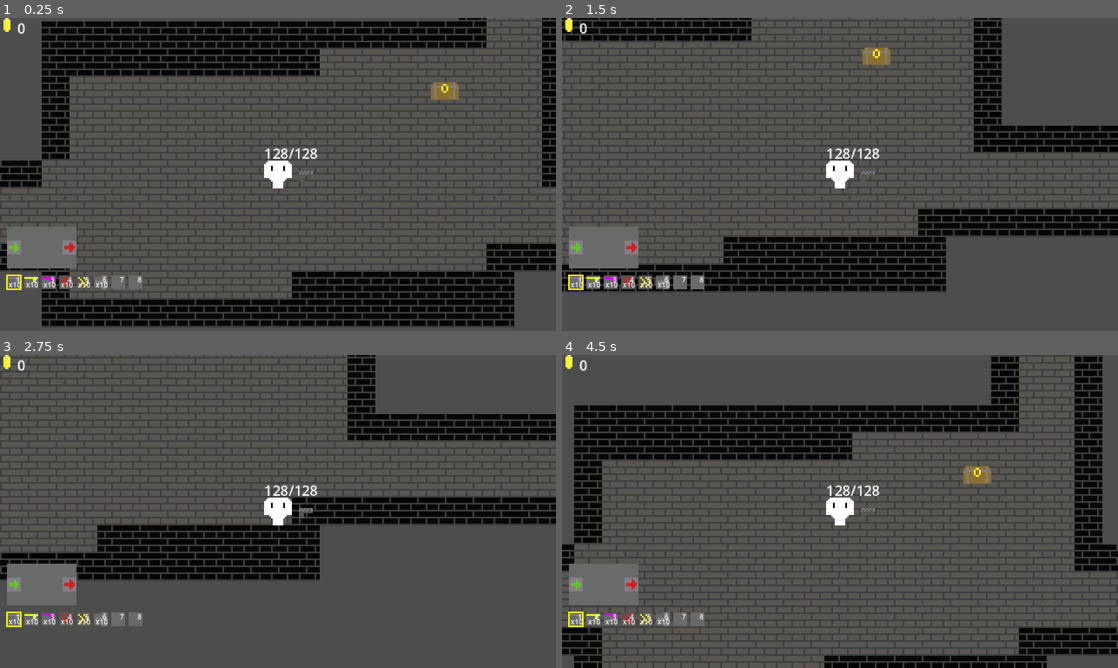
Above: before the commit, frames 1-4 (two rows, left to right).
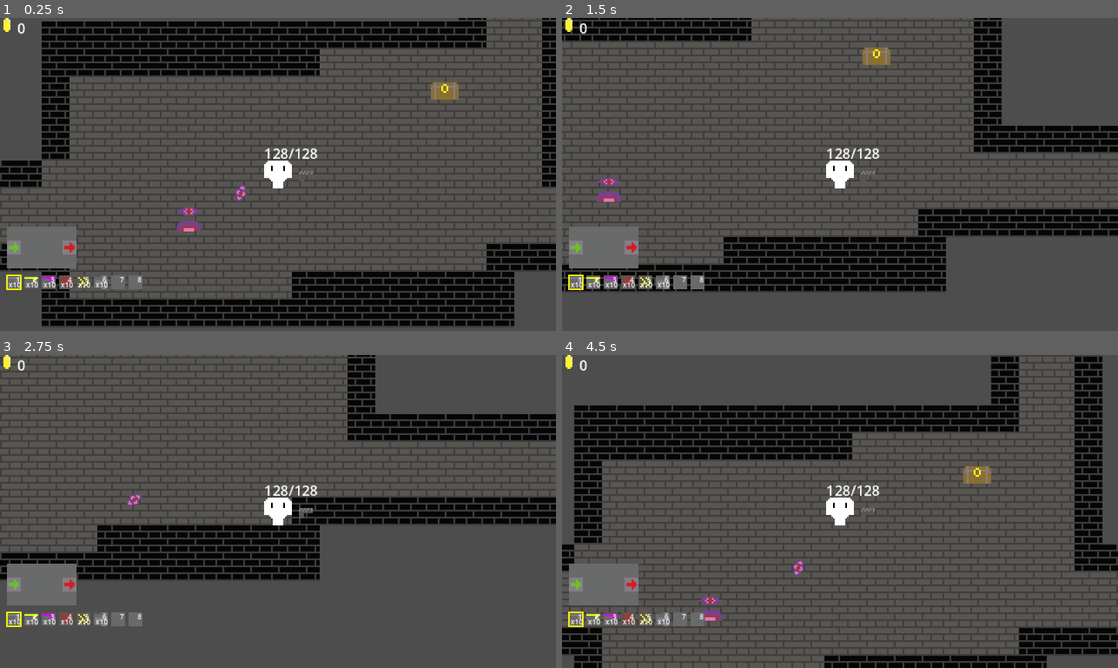
Above: after the commit, the same moments.

Repository: Kimbix/gun-factory-game
Game: Godot game, scene res://main.tscn
Two runs of this game, one before a commit and one after it. Both use one fixed random seed, a clock stepped at 60 frames per second and the inputs below.
Inputs (mouse positions are in pixels of both pictures, inside the frame that each line leads up to):
- Up to frame 1 (0.25 s): no input
- Up to frame 2 (1.5 s): tap Enter at 0.5 s; move the mouse to (962, 158) at 0.52 s; press the mouse at (962, 158) at 0.53 s; hold D (move_right) 0.53-1.28 s; move the mouse to (728, 190) at 1.27 s; release the mouse at (728, 190) at 1.28 s; hold S (move_down) from 1.28 s (still down); tap E (interact) at 1.35 s
- Up to frame 3 (2.75 s): move the mouse to (333, 442) at 2.02 s; release S (move_down) at 2.03 s; hold D (move_right) from 2.03 s (still down); tap 1 at 2.1 s
- Up to frame 4 (4.5 s): move the mouse to (812, 574) at 2.77 s; release D (move_right) at 2.78 s; hold W (move_up) 2.78-3.53 s; tap 2 at 2.85 s; move the mouse to (1006, 558) at 3.52 s; hold A (move_left) from 3.53 s (still down); tap 3 at 3.6 s; move the mouse to (673, 464) at 4.27 s; tap 4 at 4.35 s

The runs differ from the first frame. In frame 1, 0.3% of the frame differs, in the area x 31-45%, y 53-69%; in frame 2, 0.2%; in frame 3, less than 0.1%; in frame 4, 0.3%.

Commit message:
add SnakeEnemy (reuses ChaseEnemy script) and SnakeSpawner (periodic spawner, destructible)

Diff:
--- a/assets/rooms/room_1.tscn
+++ b/assets/rooms/room_1.tscn
@@ -4,6 +4,7 @@
 [ext_resource type="TileSet" uid="uid://bakby8fee5i1o" path="res://assets/terrain/terrain_tileset.tres" id="2_is5ow"]
 [ext_resource type="PackedScene" uid="uid://c1kky74w3bq7x" path="res://chest.tscn" id="3_pxa42"]
 [ext_resource type="Resource" uid="uid://dmk4wvxx8aurd" path="res://assets/loot/chest_loot.tres" id="4_33g14"]
+[ext_resource type="PackedScene" path="res://shoot_enemy.tscn" id="5_33g14"]
 
 [node name="Room" type="Node2D" unique_id=650232048]
 script = ExtResource("1_4ikea")
@@ -25,3 +26,6 @@
 [node name="Chest" parent="." unique_id=1648900392 instance=ExtResource("3_pxa42")]
 position = Vector2(40, 40)
 loot_table = ExtResource("4_33g14")
+
+[node name="ShootEnemy" parent="." unique_id=1485300768 instance=ExtResource("5_33g14")]
+position = Vector2(184, 112)
--- /dev/null
+++ b/scripts/enemies/snake_spawner.gd
@@ -0,0 +1,69 @@
+class_name SnakeSpawner
+extends CharacterBody2D
+
+@export var health: float = 5.0
+@export var spawn_interval: float = 4.0
+@export var spawn_radius: float = 32.0
+@export var max_alive_snakes: int = 3
+@export var coin_drop_min: int = 3
+@export var coin_drop_max: int = 5
+
+var _hit_flash_timer: float = 0.0
+var _spawn_timer: float = 0.0
+var _snakes: Array[Node] = []
+
+const SNAKE := preload("res://snake_enemy.tscn")
+const COIN_PICKUP := preload("res://coin_pickup.tscn")
+
+
+func _ready() -> void:
+	_spawn_timer = spawn_interval
+
+
+func _physics_process(delta: float) -> void:
+	if _hit_flash_timer > 0.0:
+		_hit_flash_timer -= delta
+		modulate = Color.WHITE.lerp(Color.RED, _hit_flash_timer / 0.15)
+	elif modulate != Color.WHITE:
+		modulate = Color.WHITE
+
+	_snakes = _snakes.filter(func(n): return is_instance_valid(n) and n != null)
+	_spawn_timer -= delta
+	if _spawn_timer <= 0.0 and _snakes.size() < max_alive_snakes:
+		_spawn_timer = spawn_interval
+		_spawn_snake()
+
+
+func _spawn_snake() -> void:
+	var snake := SNAKE.instantiate()
+	var offset := Vector2(randi_range(-spawn_radius, spawn_radius), randi_range(-spawn_radius, spawn_radius))
+	snake.position = position + offset
+	var parent := get_parent()
+	if parent != null:
+		parent.add_child(snake)
+	else:
+		get_tree().current_scene.add_child(snake)
+	_snakes.append(snake)
+
+
+func hit(stats: Dictionary) -> void:
+	var damage: float = stats.get("damage", 1.0) + stats.get("damage_bonus", 0.0)
+	health -= damage
+	_hit_flash_timer = 0.15
+	if health <= 0.0:
+		_die()
+
+
+func _die() -> void:
+	call_deferred(&"_spawn_coins_and_free")
+
+
+func _spawn_coins_and_free() -> void:
+	var parent := get_parent()
+	if parent == null:
+		return
+	for i in randi_range(coin_drop_min, coin_drop_max):
+		var coin := COIN_PICKUP.instantiate()
+		coin.position = position + Vector2(randi_range(-8, 8), randi_range(-8, 8))
+		parent.add_child(coin)
+	queue_free()
--- /dev/null
+++ b/snake_enemy.tscn
@@ -0,0 +1,18 @@
+[gd_scene format=3]
+
+[ext_resource type="Texture2D" path="res://assets/entities/spr_snakeEnemy.png" id="1"]
+[ext_resource type="Script" path="res://scripts/enemies/chase_enemy.gd" id="2"]
+
+[sub_resource type="RectangleShape2D" id="RectShape"]
+size = Vector2(16, 16)
+
+[node name="SnakeEnemy" type="CharacterBody2D"]
+collision_layer = 2
+collision_mask = 1
+script = ExtResource("2")
+
+[node name="Sprite2D" type="Sprite2D" parent="."]
+texture = ExtResource("1")
+
+[node name="CollisionShape2D" type="CollisionShape2D" parent="."]
+shape = SubResource("RectShape")
--- /dev/null
+++ b/snake_spawner.tscn
@@ -0,0 +1,18 @@
+[gd_scene format=3]
+
+[ext_resource type="Texture2D" path="res://assets/entities/spr_snakeSpawner.png" id="1"]
+[ext_resource type="Script" path="res://scripts/enemies/snake_spawner.gd" id="2"]
+
+[sub_resource type="RectangleShape2D" id="RectShape"]
+size = Vector2(20, 20)
+
+[node name="SnakeSpawner" type="CharacterBody2D"]
+collision_layer = 2
+collision_mask = 1
+script = ExtResource("2")
+
+[node name="Sprite2D" type="Sprite2D" parent="."]
+texture = ExtResource("1")
+
+[node name="CollisionShape2D" type="CollisionShape2D" parent="."]
+shape = SubResource("RectShape")
Binary file added: assets/entities/spr_snakeEnemy.png
Not shown, added: assets/entities/spr_snakeEnemy.png.import
Binary file added: assets/entities/spr_snakeSpawner.png
Not shown, added: assets/entities/spr_snakeSpawner.png.import
Not shown, added: scripts/enemies/enemy_projectile.gd.uid
Not shown, added: scripts/enemies/shoot_enemy.gd.uid
